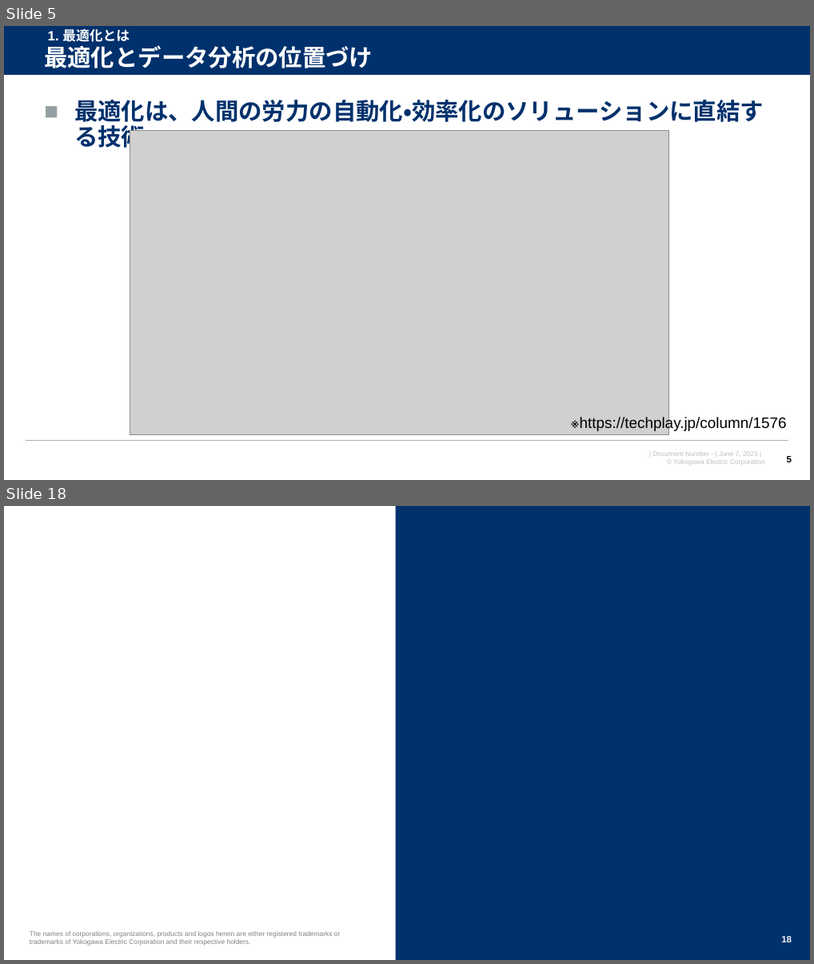
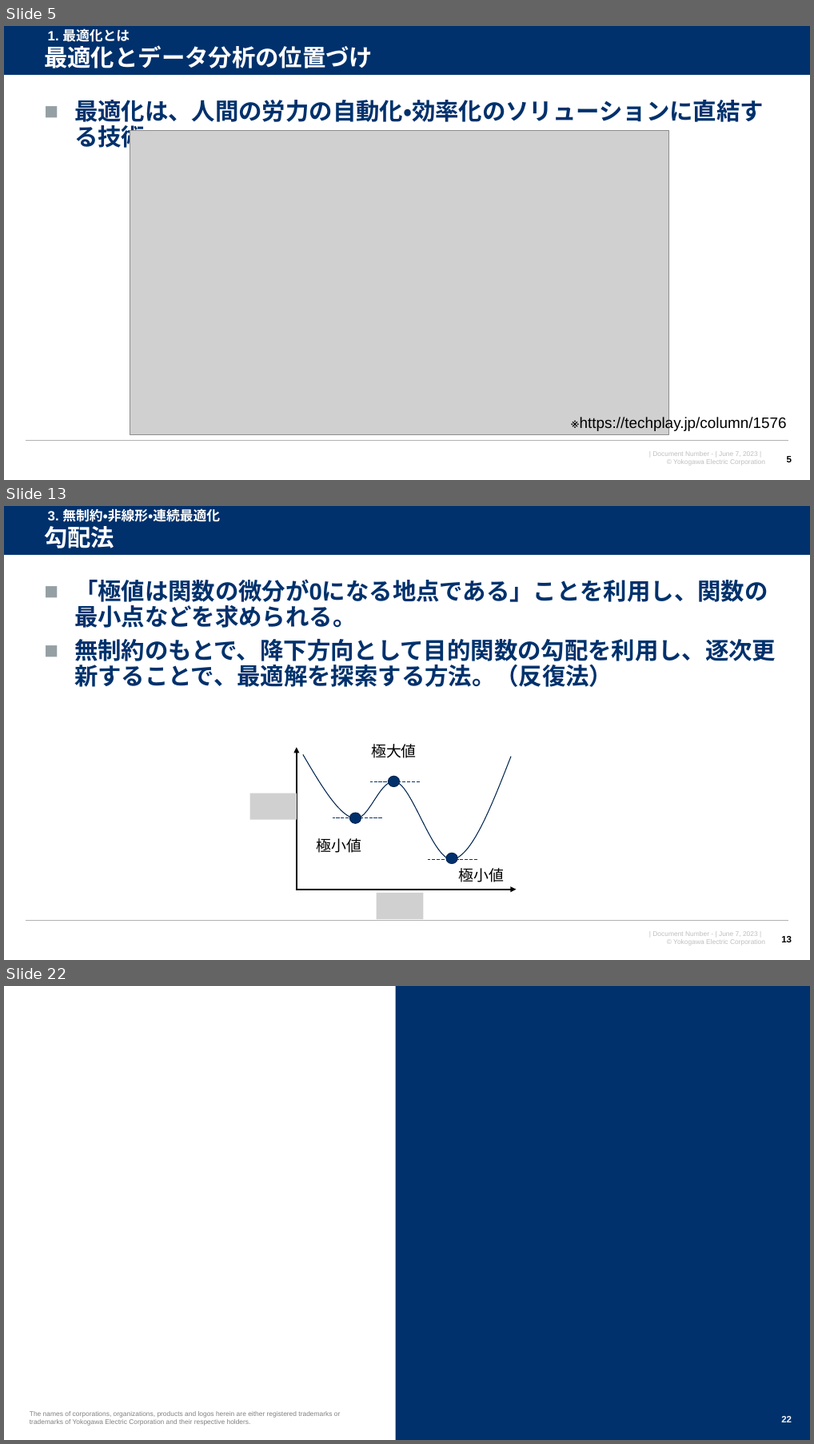
Before and after one commit to watarukumagai-git/opt, a slide deck: JDLA/StudyGroup/DS_StudyGroup 2023_01.pptx. Shown one above the other, each under a label of ours: slides 5 and 18 before the commit, slides 5, 13 and 22 after it; the slides between them are not shown. The pictures are 814x964 and 814x1444 pixels, drawn with LibreOffice and Linux fonts; fonts in the diff are those of the drawing; grey boxes stand for pictures; background and template pictures are left out. Boxes give left, top, right and bottom in pixels: in the first picture for what was removed or moved away, otherwise in the second. Text is boxed around its words. In the diff, an @@ line names an element or a change of style, - is before the commit and + after.

```diff
--- a/JDLA/StudyGroup/DS_StudyGroup 2023_01.pptx
+++ b/JDLA/StudyGroup/DS_StudyGroup 2023_01.pptx
@@ slide 13 added at [4,506,810,960], background #FFFFFF; not listed: 4 template elements that a slide beside it also shows @@
@@ title added at [44,526,114,548], 28 pt, text #FFFFFF, bold @@
+勾配法
@@ text added at [48,508,220,522], 16 pt, text #FFFFFF, bold @@
+3. 無制約・非線形・連続最適化
@@ text added at [74,579,776,687], 28 pt, text #00316C, bold @@
+■ 「極値は関数の微分が0になる地点である」ことを利用し、関数の最小点などを求められる。
+■ 無制約のもとで、降下方向として目的関数の勾配を利用し、逐次更新することで、最適解を探索する方法。（反復法）
@@ text added at [371,744,417,758], 18 pt, text #000000 @@
+極大値
@@ arrow added from (297, 889) to (297, 748), #000000 2.25 pt @@
@@ freeform shape added at [303,755,511,860], outline #002450 1 pt @@
@@ picture added at [250,792,298,820] @@
@@ line added from (420, 781) to (370, 781), #00316C 0.5 pt dashed @@
@@ ellipse added at [389,776,400,787], fill #00316C, outline #002551 1 pt @@
@@ line added from (382, 817) to (333, 817), #00316C 0.5 pt dashed @@
@@ ellipse added at [350,812,362,824], fill #00316C, outline #002551 1 pt @@
@@ text added at [317,838,362,852], 18 pt, text #000000 @@
+極小値
@@ line added from (478, 860) to (428, 860), #00316C 0.5 pt dashed @@
@@ ellipse added at [447,852,458,864], fill #00316C, outline #002551 1 pt @@
@@ arrow added from (296, 889) to (516, 889), #000000 2.25 pt @@
@@ text added at [459,868,505,882], 18 pt, text #000000 @@
+極小値
@@ picture added at [377,892,424,919] @@
@@ page number added at [782,936,792,942], 11 pt, text #000000, bold @@
+13
@@ what was slide 18 is now slide 22 @@
@@ page number at [782,1416,792,1422]: text changed @@
-18
+22
```
Also in this commit, not shown: 5 slides changed, 13 other slides added, 15 slides removed.
